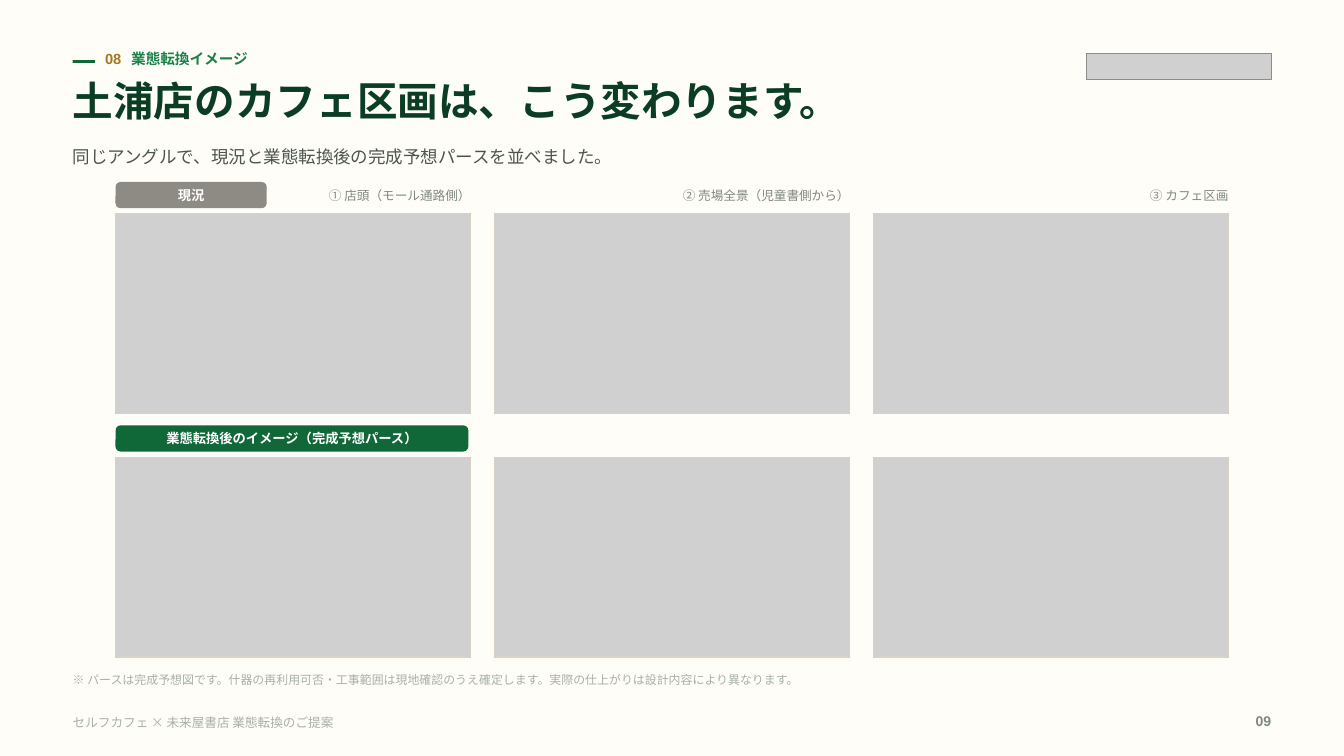
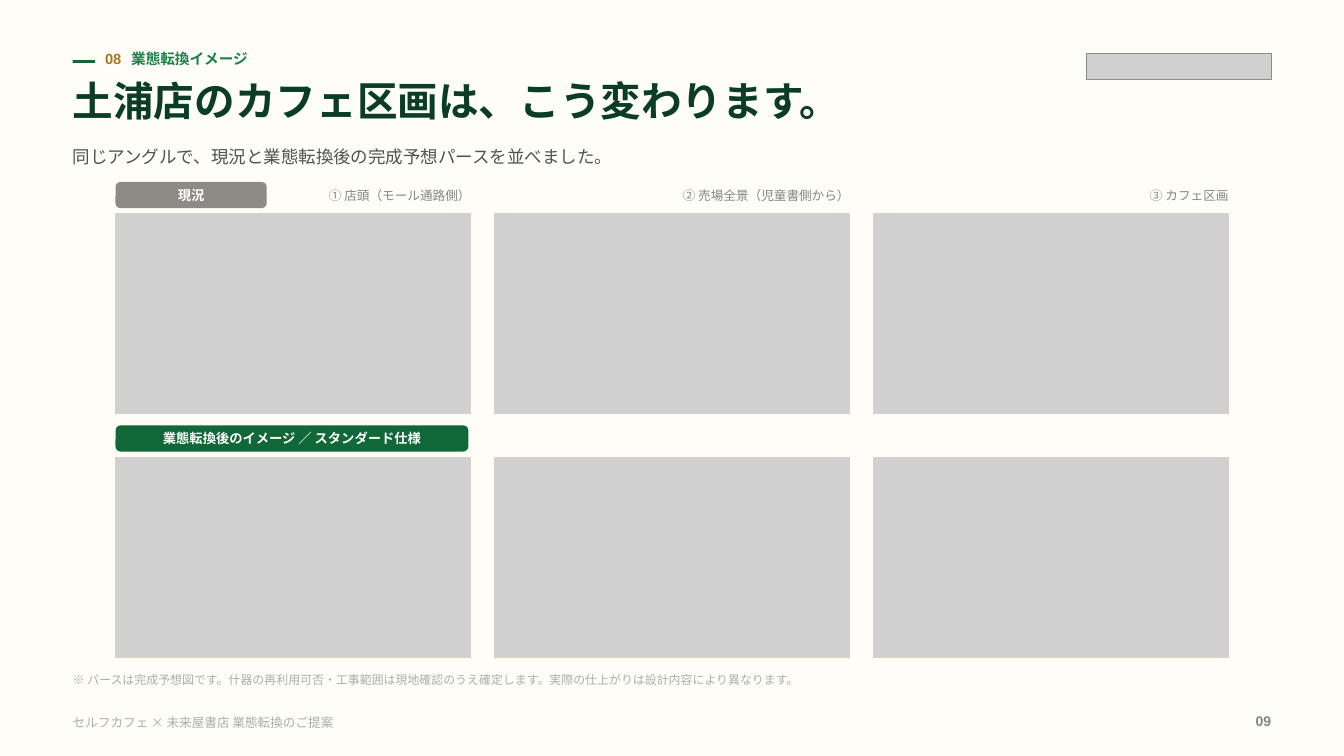
Before and after one commit to a5408071-cmd/suzuki-ceo, a slide deck: slide 9 of selfcafe-miraiya-deck/selfcafe-miraiya-deck.pptx. Drawn at 1344x756 pixels with LibreOffice and Linux fonts; fonts in the diff are those of the drawing; grey boxes stand for pictures. Boxes give left, top, right and bottom in pixels: in the first picture for what was removed or moved away, otherwise in the second. Text is boxed around its words. In the diff, an @@ line names an element or a change of style, - is before the commit and + after.

```diff
--- a/selfcafe-miraiya-deck/selfcafe-miraiya-deck.pptx
+++ b/selfcafe-miraiya-deck/selfcafe-miraiya-deck.pptx
@@ text at (163,431,421,445): text changed @@
-業態転換後のイメージ（完成予想パース）
+業態転換後のイメージ ／ スタンダード仕様
```
Also in this commit, not shown: 8 other slides changed, 1 slide added, 8 other files.
